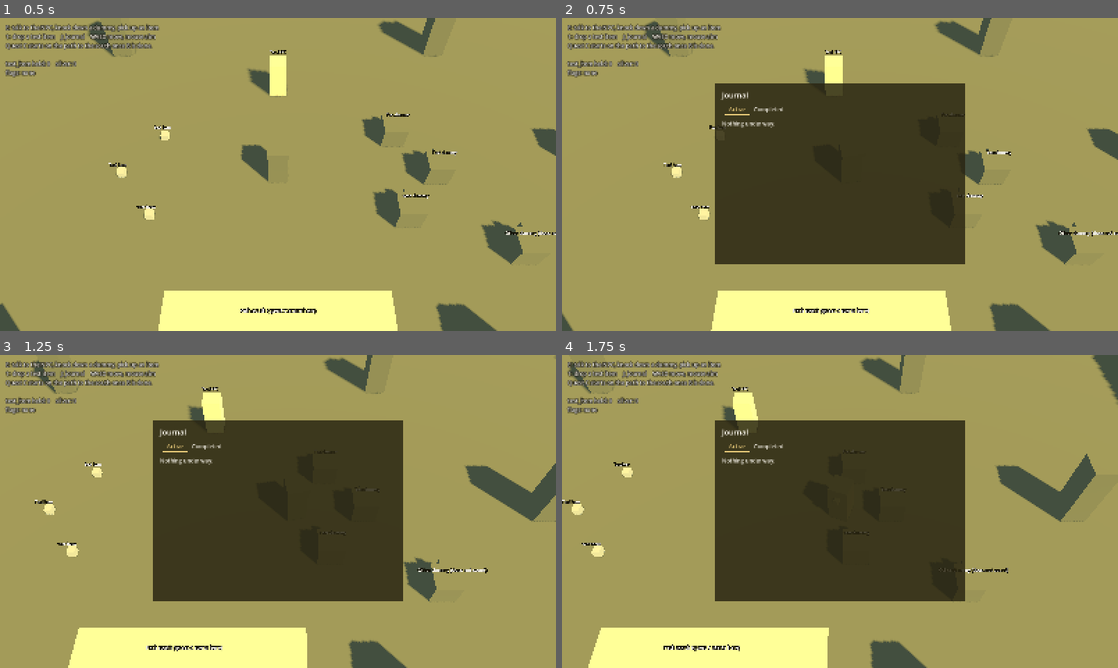
Above: before the commit, frames 1-4 (two rows, left to right).
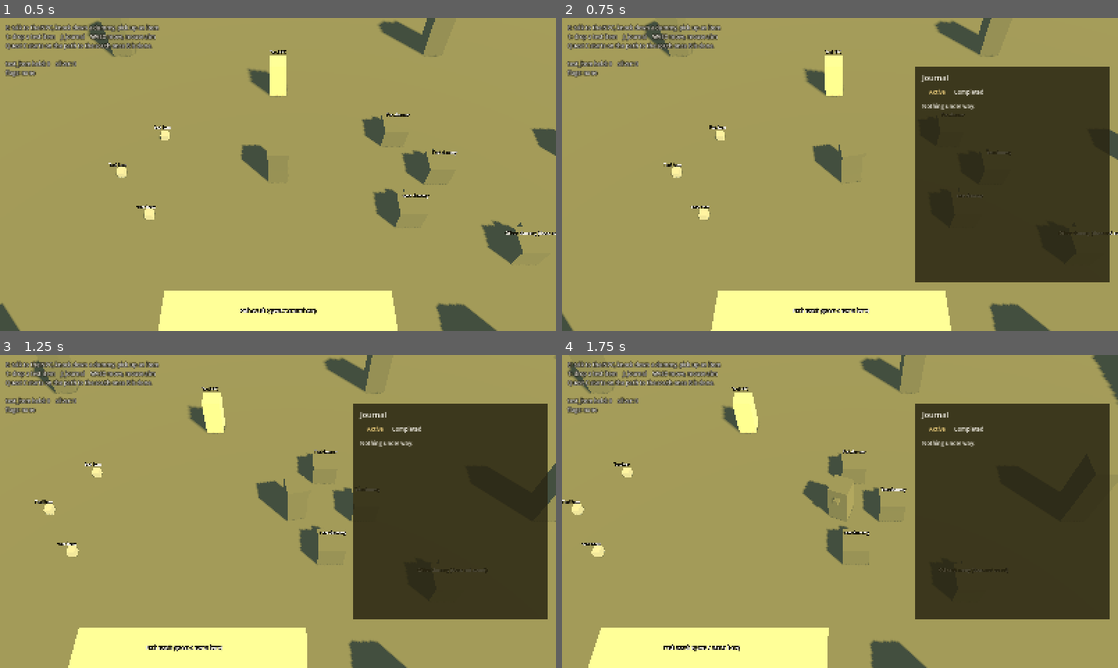
Above: after the commit, the same moments.

Repository: ggdover/mashuprpg4
Game: Godot game, scene res://test/test_quests.tscn
Same seed, same stepped clock (60 frames per second), same inputs: the game is played once before the commit and once after it. This scene is started directly instead of the project's main scene.
Inputs (mouse positions are in pixels of both pictures, inside the frame that each line leads up to):
- Up to frame 1 (0.5 s): no input
- Up to frame 2 (0.75 s): tap Enter at 0.5 s; move the mouse to (962, 158) at 0.52 s; hold D (move_right) from 0.53 s (still down); hold J (journal) from 0.53 s (still down); click (962, 158) at 0.67 s
- Up to frame 3 (1.25 s): keep holding D (move_right); keep holding J (journal)
- Up to frame 4 (1.75 s): release D (move_right) at 1.25 s; release J (journal) at 1.25 s; drag from (728, 527) to (812, 574) at 1.27 s

Frame 1 is identical in both runs. In frame 2, 40% of the frame differs, in the area x 27-99%, y 15-85%; in frame 3, 40%; in frame 4, 40%.

Commit message:
J15: journal panel at the right edge, trigger timing in the scene test
The journal's panel stands at the right edge of the screen, so the player
in the middle stays in view while it is open; a test pins that.

A QuestTrigger takes two physics frames to notice that the player came or
went (measured). The scene test now gives every interaction four, so a
trigger the player stood in has seen it leave before the next walk in.

Co-Authored-By: Claude Fable 5.1 <noreply@anthropic.com>

Diff:
--- a/game/test/unit/test_journal.gd
+++ b/game/test/unit/test_journal.gd
@@ -50,6 +50,15 @@
 	_journal.open()
 	assert_eq(_active_lines(), PackedStringArray([Journal.TEXT_NO_ACTIVE]), "an empty tab says so")
 	assert_eq(_completed_lines(), PackedStringArray([Journal.TEXT_NO_COMPLETED]))
+
+
+func test_the_panel_leaves_the_middle_of_the_screen_free() -> void:
+	_journal.open()
+	await wait_process_frames(2)
+	var panel: Control = _journal.get_node("%Panel")
+	var rect := panel.get_global_rect()
+	assert_true(Rect2(Vector2.ZERO, Vector2(VIEW_SIZE)).encloses(rect), "the panel is on screen")
+	assert_false(rect.has_point(Vector2(VIEW_SIZE) * 0.5), "and not over the player, who stands in the middle of it")
 
 
 func test_a_given_quest_is_listed_under_its_name_with_summary_and_counts() -> void:
--- a/game/test/unit/test_quest_scene.gd
+++ b/game/test/unit/test_quest_scene.gd
@@ -3,13 +3,13 @@
 ## stand-in props and the two quest triggers, with the journal read after every step.
 ##
 ## The scene runs in a viewport of its own, so the key presses the tests send reach the
-## scene and nothing else. The player is put next to things instead of walked there; the
-## triggers still fire from real physics.
+## scene and nothing else. The player is put next to things instead of walked there, except
+## in the one test that walks; the triggers fire from real physics either way.
 
 const TEST_SCENE: PackedScene = preload("res://test/test_quests.tscn")
 ## Canvas size of the viewport the scene runs in: the size of the project window.
 const VIEW_SIZE := Vector2i(1600, 900)
-## Physics frames a trigger gets to notice that the player came.
+## Physics frames a trigger gets to notice that the player came or went. It takes two.
 const TRIGGER_FRAMES := 4
 ## Where the player is put inside the far stone's trigger: beside the stone, not in it.
 const BESIDE := Vector3(1.5, 0.0, 0.0)
@@ -237,11 +237,12 @@
 		_viewport.push_input(event)
 
 
-## Puts the player on the prop at [param path], lets a physics frame pass, as walking there
-## would, so that a trigger the player stood in sees it leave, and presses E.
+## Puts the player on the prop at [param path] and presses E. Time passes in between, as it
+## would on a walk there, so that a trigger the player stood in sees it leave.
 func _interact_with(path: String) -> void:
 	_put_player_at((_scene.get_node(path) as Node3D).global_position)
-	await get_tree().physics_frame
+	for i: int in TRIGGER_FRAMES:
+		await get_tree().physics_frame
 	_press(&"interact")
 
 
--- a/game/test/unit/test_quest_trigger.gd
+++ b/game/test/unit/test_quest_trigger.gd
@@ -6,7 +6,7 @@
 const PLAYER: PackedScene = preload("res://player/player.tscn")
 const GROUND: PackedScene = preload("res://graybox/ground_plane.tscn")
 const MARKER := &"test_oak"
-## Physics frames a trigger gets to notice that a body came or went.
+## Physics frames a trigger gets to notice that a body came or went. It takes two.
 const NOTICE_FRAMES := 4
 ## A spot on the ground well outside every trigger of these tests.
 const AWAY := Vector3(20.0, 0.0, 20.0)
--- a/game/ui/journal/journal.tscn
+++ b/game/ui/journal/journal.tscn
@@ -41,16 +41,16 @@
 [node name="Panel" type="PanelContainer" parent="."]
 unique_name_in_owner = true
 layout_mode = 1
-anchors_preset = 8
-anchor_left = 0.5
+anchors_preset = 6
+anchor_left = 1.0
 anchor_top = 0.5
-anchor_right = 0.5
+anchor_right = 1.0
 anchor_bottom = 0.5
-offset_left = -360.0
-offset_top = -260.0
-offset_right = 360.0
-offset_bottom = 260.0
-grow_horizontal = 2
+offset_left = -584.0
+offset_top = -310.0
+offset_right = -24.0
+offset_bottom = 310.0
+grow_horizontal = 0
 grow_vertical = 2
 theme_override_styles/panel = SubResource("StyleBoxFlat_panel")
 
Not shown, changed: plan/jobs/J15-quest-system.md
